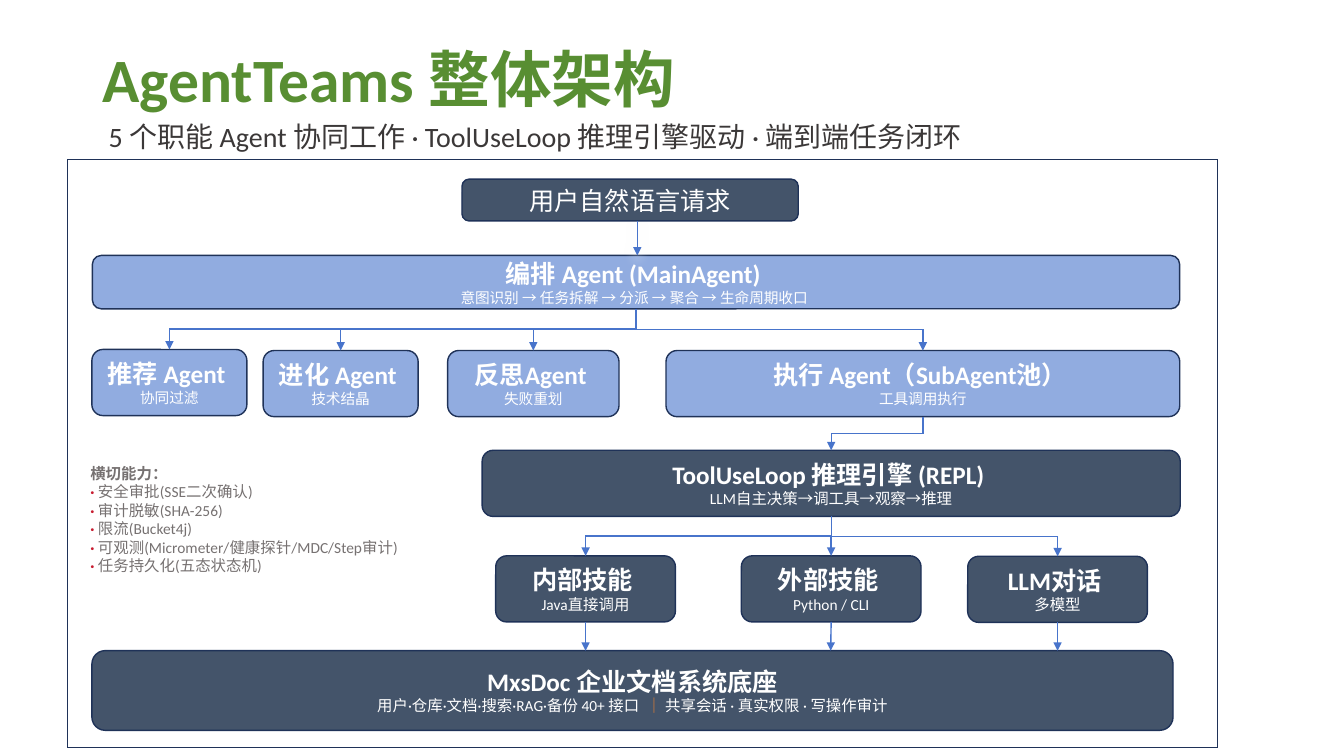
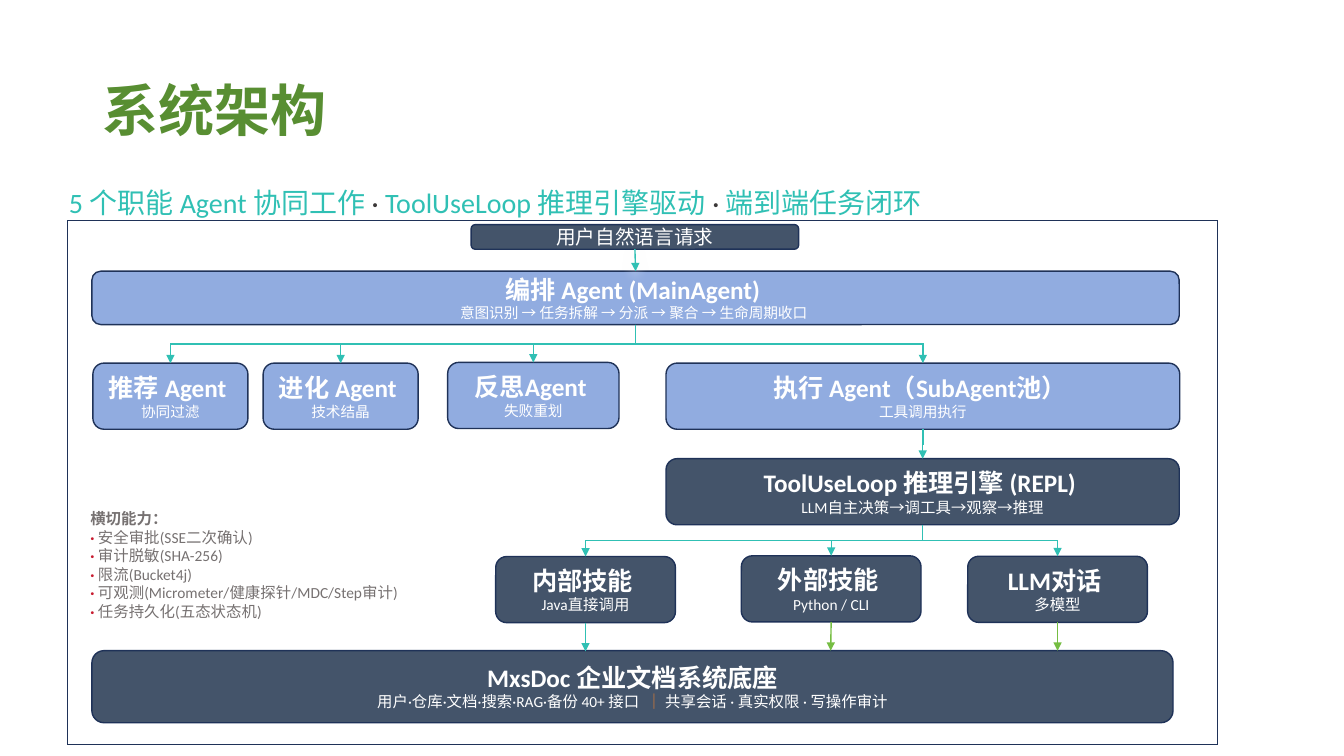
Before and after one commit to nonomal/DocSys, a slide deck: slide 4 of GOAI_MxsDoc_AI_方案PPT.pptx. Drawn at 1344x756 pixels with LibreOffice and Linux fonts; fonts in the diff are those of the drawing. Boxes give left, top, right and bottom in pixels: in the first picture for what was removed or moved away, otherwise in the second. Text is boxed around its words. In the diff, an @@ line names an element or a change of style, - is before the commit and + after.

```diff
--- a/GOAI_MxsDoc_AI_方案PPT.pptx
+++ b/GOAI_MxsDoc_AI_方案PPT.pptx
@@ title at box(102, 83, 326, 136): text changed; size 44 to 40 pt @@
-AgentTeams 整体架构
+系统架构
@@ text "5 个职能 Agent 协同工作 · ...": place and size @@
-text "5 个职能 Agent 协同工作 · ..." at box(109, 123, 962, 152)
+text "5 个职能 Agent 协同工作 · ..." at box(69, 189, 922, 221)
@@ text "5 个职能 Agent 协同工作 · ..." at box(69, 189, 922, 221): text colour #3B3838 to #30C0B4 @@
@@ rectangle: place and size @@
-rectangle at box(68, 159, 1218, 747)
+rectangle at box(68, 221, 1218, 745)
@@ rounded rectangle "用户自然语言请求": place and size @@
-rounded rectangle "用户自然语言请求" at box(462, 179, 799, 221)
+rounded rectangle "用户自然语言请求" at box(471, 225, 799, 249)
@@ rounded rectangle "用户自然语言请求" at box(471, 225, 799, 249): size 18 to 14 pt @@
@@ arrow moved from (637, 221) - (637, 255) to (635, 249) - (636, 271) @@
@@ arrow (635, 249) - (636, 271): stroke #4874CB 1 pt to #30C0B4 1 pt @@
@@ 2 rounded rectangles, 1 elbow arrow: place and size @@
-2 rounded rectangles, 1 elbow arrow at box(92, 255, 1181, 416)
+2 rounded rectangles, 1 elbow arrow at box(92, 271, 1180, 430)
@@ elbow arrow (636, 325) - (170, 363): stroke #4874CB 1 pt to #30C0B4 1 pt @@
@@ elbow arrow moved from (636, 309) - (341, 351) to (636, 325) - (341, 363) @@
@@ elbow arrow (636, 325) - (341, 363): stroke #4874CB 1 pt to #30C0B4 1 pt @@
@@ elbow arrow moved from (636, 309) - (533, 351) to (636, 325) - (533, 363) @@
@@ elbow arrow (636, 325) - (533, 363): stroke #4874CB 1 pt to #30C0B4 1 pt @@
@@ elbow arrow moved from (636, 309) - (924, 351) to (636, 325) - (924, 363) @@
@@ elbow arrow (636, 325) - (924, 363): stroke #4874CB 1 pt to #30C0B4 1 pt @@
@@ 3 rounded rectangles: place and size @@
-3 rounded rectangles at box(263, 351, 1181, 417)
+3 rounded rectangles at box(263, 363, 1181, 430)
@@ elbow arrow added from (924, 430) to (923, 459), #30C0B4 1 pt @@
@@ rounded rectangle "ToolUseLoop 推理引擎 (REPL)": place and size @@
-rounded rectangle "ToolUseLoop 推理引擎 (REPL)" at box(482, 451, 1181, 517)
+rounded rectangle "ToolUseLoop 推理引擎 (REPL)" at box(666, 459, 1180, 525)
@@ text "横切能力：": place and size @@
-text "横切能力：" at box(90, 466, 398, 573)
+text "横切能力：" at box(90, 511, 398, 619)
@@ elbow arrow moved from (832, 516) - (586, 556) to (923, 525) - (586, 557) @@
@@ elbow arrow (923, 525) - (586, 557): stroke #4874CB 1 pt to #30C0B4 1 pt @@
@@ elbow arrow moved from (924, 416) - (832, 451) to (923, 525) - (832, 556) @@
@@ elbow arrow (923, 525) - (832, 556): stroke #4874CB 1 pt to #30C0B4 1 pt @@
@@ elbow arrow removed from (832, 516) to (832, 556) @@
@@ elbow arrow moved from (832, 516) - (1058, 557) to (923, 525) - (1058, 557) @@
@@ elbow arrow (923, 525) - (1058, 557): stroke #4874CB 1 pt to #30C0B4 1 pt @@
@@ arrow (586, 623) - (586, 651): stroke #4874CB 1 pt to #30C0B4 1 pt @@
@@ arrow (832, 622) - (831, 651): stroke #4874CB 1 pt to #75BD42 1 pt @@
@@ arrow (1058, 622) - (1058, 651): stroke #4874CB 1 pt to #75BD42 1 pt @@
@@ rounded rectangle "MxsDoc 企业文档系统底座": place and size @@
-rounded rectangle "MxsDoc 企业文档系统底座" at box(92, 651, 1174, 731)
+rounded rectangle "MxsDoc 企业文档系统底座" at box(92, 651, 1174, 723)
```
Also in this commit, not shown: 4 other slides changed.
